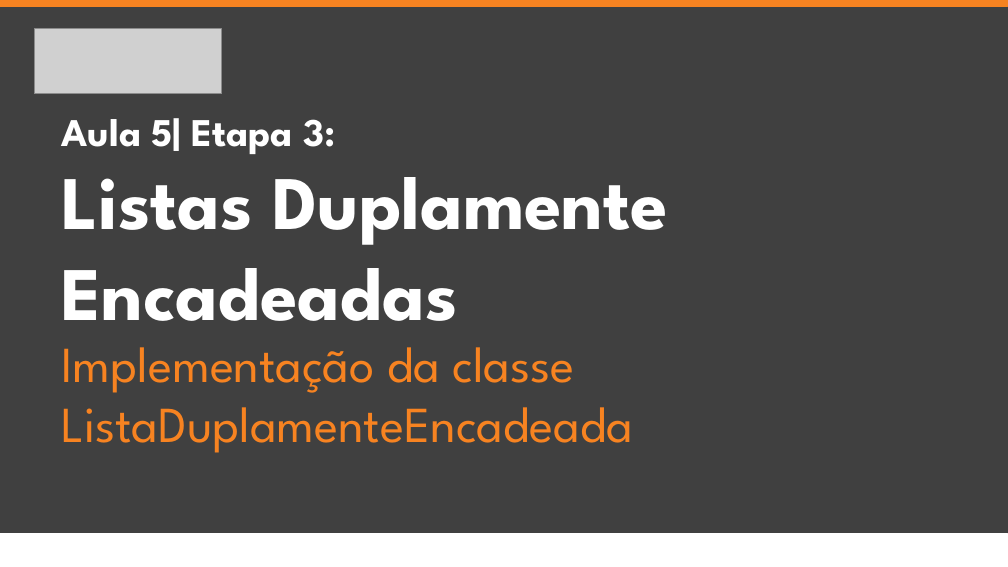
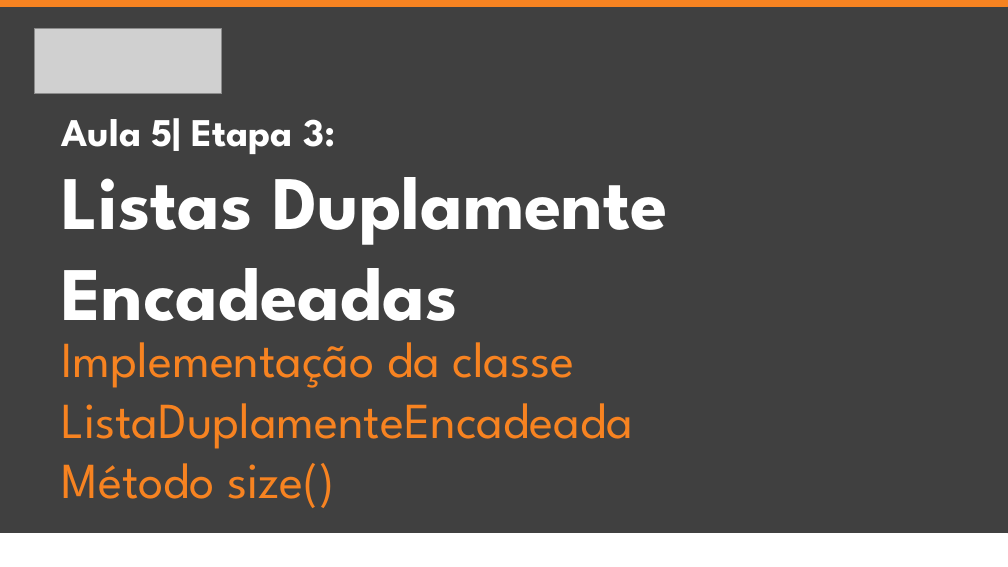
Before and after one commit to jrdutra/estruturaDeDadosJavaDio, a slide deck: slide 2 of apresentacoes/Aula5/Etapa3.pptx. Drawn at 1008x567 pixels with LibreOffice and Linux fonts; fonts in the diff are those of the drawing; grey boxes stand for pictures. Boxes give left, top, right and bottom in pixels: in the first picture for what was removed or moved away, otherwise in the second. Text is boxed around its words. In the diff, an @@ line names an element or a change of style, - is before the commit and + after.

```diff
--- a/apresentacoes/Aula5/Etapa3.pptx
+++ b/apresentacoes/Aula5/Etapa3.pptx
@@ text at (x1=61, y1=463, x2=334, y2=508): paragraph added @@
+Método size()
```
Also in this commit, not shown: 1 slide removed, 45 other files.
